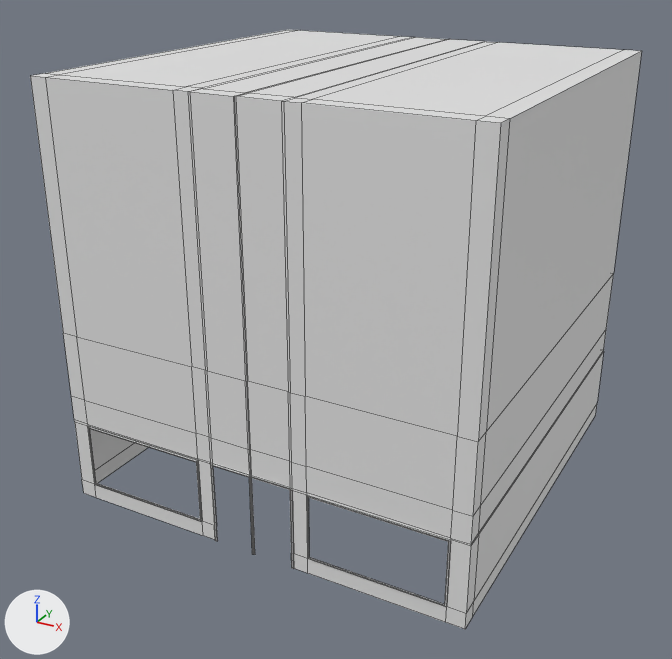
Two versions of the Blender file buildings/building-2.blend, one commit apart.
The view is the same before and after, from a 50 mm camera at (9.81, -19.06, 12.92) aimed at (-0.1, -1.05, 3.91). The axes (+X, +Y, +Z) are drawn at lower left. The lights are the same throughout. Mesh edges are drawn as thin lines.
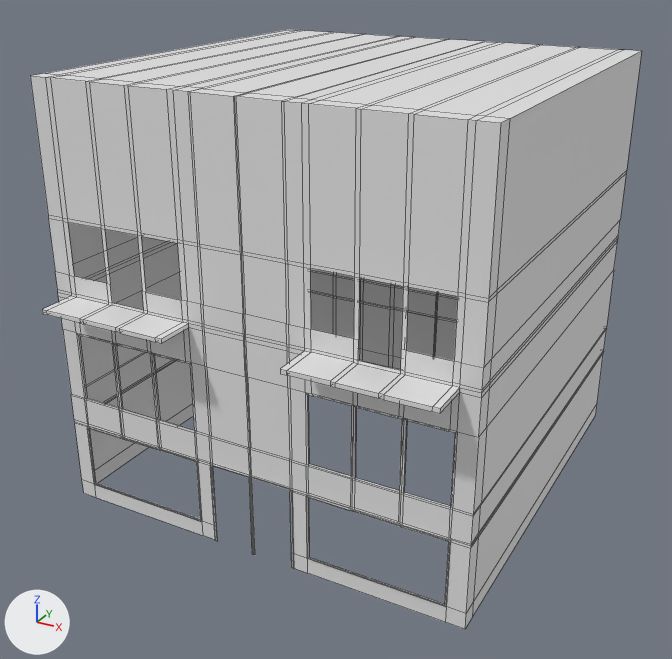
Commit message: some work on building 2

Edits to the bpy script that builds the scene:
```text
Change me_cube:
    used by ob_cube; location = (0.0, 0.0, 0.0)
    remove me_cube.from_pydata(...)  # 135 vertices, 118 faces; spans x 0.0..5.01, y -5.04..5.01, z 0.0..10.03
    add me_cube.from_pydata(...)  # 497 vertices, 459 faces; spans x 0.0..5.01, y -5.91..5.01, z 0.0..10.03
    me_cube part 1: 15 vertices removed from x 0.0..5.01, y -5.01..5.01, z 4.3; 377 vertices added at x 0.0..5.01, y -5.91..5.01, z 0.0..10.03
```

Changed parts and their boxes [x1, y1, x2, y2] in the pictures (672 x 659 px):
part 1 of me_cube, built on: before [47, 78, 627, 516]; after [42, 30, 627, 613]
